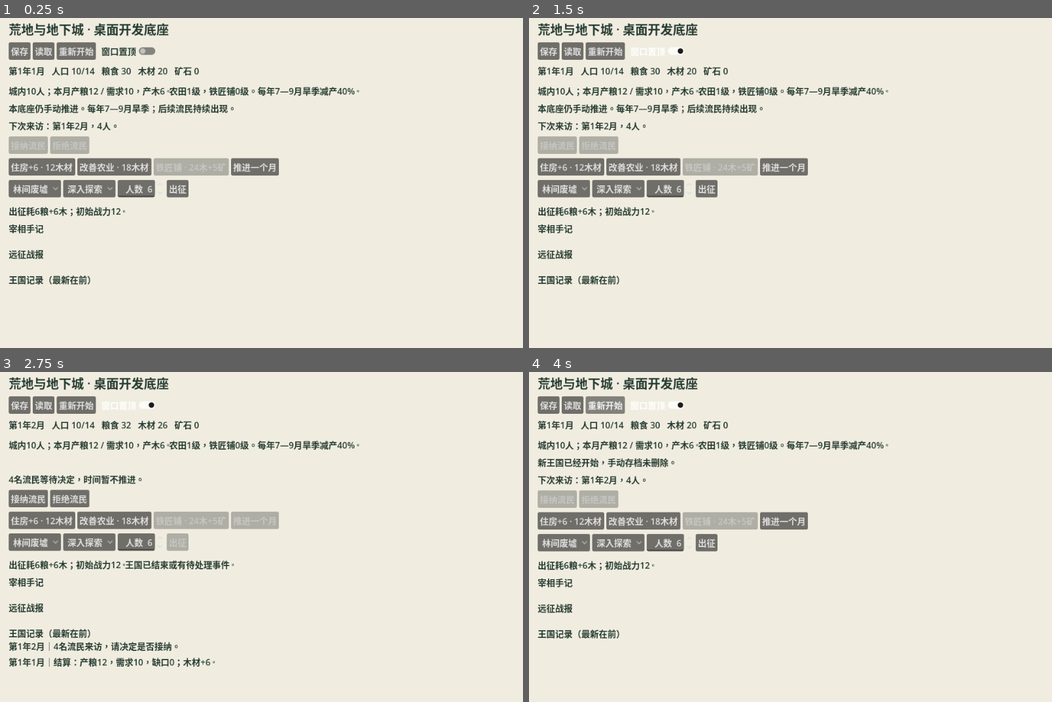
Above: before the commit, frames 1-4 (two rows, left to right).
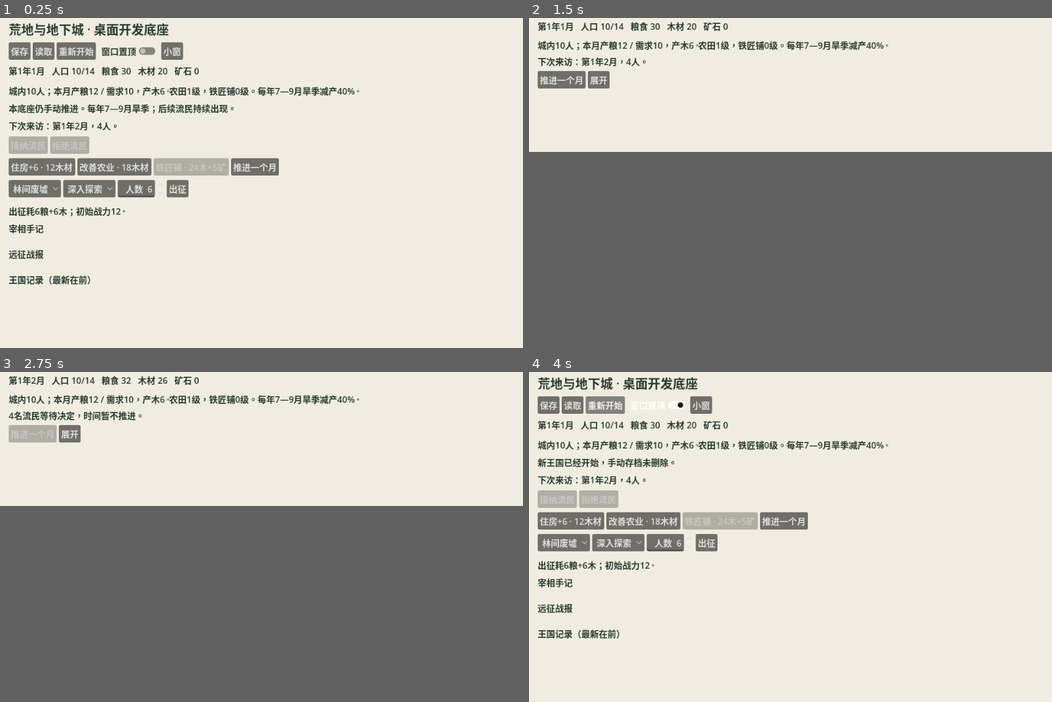
Above: after the commit, the same moments.

Repository: HDDD1123/game
Game: Godot game, scene res://ui/main.tscn
The game is run twice, just before and just after one commit, with the same random seed, the same clock (stepped at 60 frames per second) and the same inputs.
Inputs (mouse positions are in pixels of both pictures, inside the frame that each line leads up to):
- Up to frame 1 (0.25 s): no input
- Up to frame 2 (1.5 s): click "窗口置顶" at 0.5 s; click (701, 51) at 1.25 s, where only the run after the commit has a clickable "小窗"
- Up to frame 3 (2.75 s): click "推进一个月" at 2 s
- Up to frame 4 (4 s): click (596, 530) at 2.75 s, where only the run after the commit has a clickable "展开"; click "重新开始" at 3.5 s
In our replay, in frame 2 the window is 799x516 before the commit and 799x216 after it. These sizes can differ from the game's own. Grey fills any space a smaller window leaves; there, only what the larger window draws over its background counts as a difference.

The runs differ from the first frame. In frame 1, 0.2% of the frame differs, in the area x 30-36%, y 7-13%; in frame 2, 11%; in frame 3, 12%, in the area x 1-69%, y 1-90%; in frame 4, 0.2%.

Commit message:
任务004B: 小窗模式、窗口置顶持久化、关闭前保存提示与窗口记忆

Diff:
--- /dev/null
+++ b/apps/desktop/tests/verify_004b.gd
@@ -0,0 +1,67 @@
+extends SceneTree
+## 004B 窗口体验验证：小窗切换、置顶、关闭保存、窗口配置。真实窗口模式下运行。
+var failures: int = 0
+var checks: int = 0
+
+func check(value: bool, label: String) -> void:
+	checks += 1
+	if not value:
+		failures += 1
+		printerr("FAIL: " + label)
+
+func _initialize() -> void:
+	call_deferred("run")
+
+func run() -> void:
+	# 清掉旧窗口配置，保证从默认开始
+	if FileAccess.file_exists("user://window-config.json"):
+		DirAccess.remove_absolute(ProjectSettings.globalize_path("user://window-config.json"))
+	var packed = load("res://ui/main.tscn")
+	var scene = packed.instantiate()
+	root.add_child(scene)
+	await process_frame
+	await process_frame
+	var win: Window = scene.get_window()
+	check(scene.compact == false, "初始为普通模式")
+	check(scene.close_dialog != null, "关闭对话框已创建")
+	check(scene.close_dialog.get_ok_button().text == "保存并退出", "关闭对话框按钮：保存并退出")
+	check(scene.compact_toggle.text == "小窗", "工具栏有『小窗』按钮")
+	check(win.always_on_top == false, "置顶默认关闭")
+
+	DirAccess.make_dir_recursive_absolute("res://builds/verify")
+	await process_frame
+	var img = root.get_texture().get_image()
+	if img and not img.is_empty():
+		img.save_png("res://builds/verify/normal.png")
+	var normal_size: Vector2i = win.size
+
+	scene._toggle_compact()
+	await process_frame
+	await process_frame
+	check(scene.compact == true, "进入小窗模式")
+	check(scene.compact_root.visible and not scene.normal_root.visible, "小窗视图可见、普通视图隐藏")
+	check(win.size.y <= 320 and win.size.y >= 180, "小窗高度约260（实际 %d）" % win.size.y)
+	await process_frame
+	var img2 = root.get_texture().get_image()
+	if img2 and not img2.is_empty():
+		img2.save_png("res://builds/verify/compact.png")
+
+	scene._toggle_compact()
+	await process_frame
+	await process_frame
+	check(scene.compact == false, "退出小窗恢复普通")
+	check(win.size.x == normal_size.x and win.size.y == normal_size.y, "恢复普通尺寸")
+
+	scene._on_pin_toggled(true)
+	check(win.always_on_top == true, "置顶开启")
+	scene._on_pin_toggled(false)
+	check(win.always_on_top == false, "置顶关闭")
+
+	var save_result: Dictionary = scene.saves.save_game(scene.game)
+	check(save_result.get("ok", false), "存档可用（关闭时保存路径）")
+	check(FileAccess.file_exists("user://window-config.json"), "窗口配置已写入")
+
+	print("VERIFY 004B: %d checks, %d failures" % [checks, failures])
+	scene.queue_free()
+	await process_frame
+	quit(1 if failures > 0 else 0)
--- a/apps/desktop/ui/main.gd
+++ b/apps/desktop/ui/main.gd
@@ -1,7 +1,15 @@
 extends Control
-## 最小接线演示，供 DSH 改造成桌面小窗。所有规则留在 core/。
+## 最小接线演示 + 桌面窗口体验（004B：小窗、置顶、关闭保存提示、窗口记忆）。
+## 所有规则留在 core/；本脚本只负责窗口与界面。
 const Kingdom = preload("res://core/kingdom.gd")
 const SaveStore = preload("res://core/save_store.gd")
+
+const WINDOW_CONFIG := "user://window-config.json"
+const NORMAL_MIN := Vector2i(640, 420)
+const NORMAL_DEFAULT := Vector2i(960, 620)
+const COMPACT_SIZE := Vector2i(960, 260)
+const COMPACT_MIN := Vector2i(520, 170)
+
 var game = Kingdom.new()
 var saves = SaveStore.new()
 var stats: Label
@@ -22,6 +30,20 @@
 var details: RichTextLabel
 var displayed_event_id: String = ""
 
+# 004B：窗口相关
+var normal_root: VBoxContainer
+var compact_root: VBoxContainer
+var compact_stats: Label
+var compact_economy: Label
+var compact_event: Label
+var compact_advance: Button
+var compact_expand: Button
+var pin_check: CheckButton
+var compact_toggle: Button
+var close_dialog: ConfirmationDialog
+var compact := false
+var normal_size := NORMAL_DEFAULT
+
 func _ready() -> void:
 	var palette := Theme.new()
 	palette.default_font_size = 16
@@ -30,16 +52,36 @@
 	palette.set_color("font_color", "CheckButton", Color("263b31"))
 	palette.set_color("font_hover_color", "CheckButton", Color("263b31"))
 	theme = palette
-	get_window().title = "桌面王国 v0.3 · 开发底座"
-	get_window().min_size = Vector2i(640, 420)
+
+	var win := get_window()
+	win.title = "桌面王国 v0.3 · 开发底座"
+	win.min_size = NORMAL_MIN
+	get_tree().auto_accept_quit = false
+	win.close_requested.connect(_request_close)
+	win.focus_entered.connect(_clamp_window)
+
 	var margin := MarginContainer.new()
 	margin.set_anchors_and_offsets_preset(Control.PRESET_FULL_RECT)
 	for side in ["left", "right", "top", "bottom"]:
 		margin.add_theme_constant_override("margin_" + side, 16)
 	add_child(margin)
-	var column := VBoxContainer.new()
-	column.add_theme_constant_override("separation", 8)
-	margin.add_child(column)
+
+	normal_root = VBoxContainer.new()
+	normal_root.add_theme_constant_override("separation", 8)
+	margin.add_child(normal_root)
+
+	compact_root = VBoxContainer.new()
+	compact_root.add_theme_constant_override("separation", 6)
+	margin.add_child(compact_root)
+
+	_build_normal()
+	_build_compact()
+	_build_close_dialog()
+	_apply_window_config()
+	_refresh()
+
+func _build_normal() -> void:
+	var column := normal_root
 	var heading := Label.new()
 	heading.text = "荒地与地下城 · 桌面开发底座"
 	heading.add_theme_font_size_override("font_size", 23)
@@ -49,10 +91,11 @@
 	_button(toolbar, "保存", func(): _show_save_result(saves.save_game(game)))
 	_button(toolbar, "读取", func(): _show_save_result(saves.load_game(game)))
 	_button(toolbar, "重新开始", func(): _act("restart"))
-	var pinned := CheckButton.new()
-	pinned.text = "窗口置顶"
-	pinned.toggled.connect(func(enabled: bool): get_window().always_on_top = enabled)
-	toolbar.add_child(pinned)
+	pin_check = CheckButton.new()
+	pin_check.text = "窗口置顶"
+	pin_check.toggled.connect(_on_pin_toggled)
+	toolbar.add_child(pin_check)
+	compact_toggle = _button(toolbar, "小窗", func(): _toggle_compact())
 	stats = _label(column)
 	economy = _label(column)
 	message = _label(column)
@@ -94,7 +137,27 @@
 	details.size_flags_vertical = Control.SIZE_EXPAND_FILL
 	details.selection_enabled = true
 	column.add_child(details)
-	_refresh()
+
+func _build_compact() -> void:
+	compact_stats = _label(compact_root)
+	compact_economy = _label(compact_root)
+	compact_event = _label(compact_root)
+	var bar := HBoxContainer.new()
+	compact_root.add_child(bar)
+	compact_advance = _button(bar, "推进一个月", func(): _act("advance_month"))
+	compact_expand = _button(bar, "展开", func(): _toggle_compact())
+	compact_root.visible = false
+
+func _build_close_dialog() -> void:
+	close_dialog = ConfirmationDialog.new()
+	close_dialog.title = "关闭桌面王国"
+	close_dialog.dialog_text = "要保存当前进度再退出吗？"
+	close_dialog.get_ok_button().text = "保存并退出"
+	close_dialog.get_cancel_button().text = "取消"
+	close_dialog.add_button("直接退出", true, "direct_exit")
+	close_dialog.confirmed.connect(_on_close_save)
+	close_dialog.custom_action.connect(_on_close_custom)
+	add_child(close_dialog)
 
 func _button(parent: Control, text: String, action: Callable) -> Button:
 	var button := Button.new()
@@ -163,3 +226,129 @@
 	for entry in records:
 		lines.append(entry)
 	details.text = "\n".join(lines)
+	if compact_stats:
+		compact_stats.text = stats.text
+	if compact_economy:
+		compact_economy.text = economy.text
+	if compact_event:
+		compact_event.text = event_label.text
+	if compact_advance:
+		compact_advance.disabled = next_button.disabled
+
+# ---------- 窗口体验 ----------
+
+func _on_pin_toggled(enabled: bool) -> void:
+	get_window().always_on_top = enabled
+	_save_window_config()
+
+func _toggle_compact() -> void:
+	var win := get_window()
+	if compact:
+		compact = false
+		win.min_size = NORMAL_MIN
+		win.size = normal_size if normal_size.x >= NORMAL_MIN.x and normal_size.y >= NORMAL_MIN.y else NORMAL_DEFAULT
+	else:
+		normal_size = win.size
+		compact = true
+		win.min_size = COMPACT_MIN
+		win.size = COMPACT_SIZE
+	_sync_views()
+	_clamp_window()
+	_save_window_config()
+	_refresh()
+
+func _sync_views() -> void:
+	if normal_root:
+		normal_root.visible = not compact
+	if compact_root:
+		compact_root.visible = compact
+	if compact_toggle:
+		compact_toggle.text = "展开" if compact else "小窗"
+
+func _request_close() -> void:
+	if close_dialog:
+		close_dialog.popup_centered()
+
+func _on_close_save() -> void:
+	var result: Dictionary = saves.save_game(game)
+	if result.get("ok", false):
+		_save_window_config()
+		get_tree().quit()
+	else:
+		message.text = "保存失败：" + str(result.get("message", "未知原因")) + "，窗口保持打开。"
+		_refresh()
+
+func _on_close_custom(action: String) -> void:
+	if action == "direct_exit":
+		_save_window_config()
+		get_tree().quit()
+
+func _clamp_window() -> void:
+	if DisplayServer.get_name() == "headless":
+		return
+	var win := get_window()
+	var idx := DisplayServer.window_get_current_screen()
+	var usable := DisplayServer.screen_get_usable_rect(idx)
+	if usable.size.x <= 0 or usable.size.y <= 0:
+		return
+	var size := win.size
+	var pos := win.position
+	var min_x := usable.position.x
+	var min_y := usable.position.y
+	var max_x := usable.position.x + usable.size.x - size.x
+	var max_y := usable.position.y + usable.size.y - size.y
+	pos.x = clampi(pos.x, min_x, maxi(max_x, min_x))
+	pos.y = clampi(pos.y, min_y, maxi(max_y, min_y))
+	win.position = pos
+
+func _save_window_config() -> void:
+	var win := get_window()
+	var data := {
+		"position": [win.position.x, win.position.y],
+		"size": [win.size.x, win.size.y],
+		"normal_size": [normal_size.x, normal_size.y],
+		"compact": compact,
+		"always_on_top": win.always_on_top,
+	}
+	var f := FileAccess.open(WINDOW_CONFIG, FileAccess.WRITE)
+	if f:
+		f.store_string(JSON.stringify(data))
+		f.close()
+
+func _load_window_config() -> Dictionary:
+	if not FileAccess.file_exists(WINDOW_CONFIG):
+		return {}
+	var f := FileAccess.open(WINDOW_CONFIG, FileAccess.READ)
+	if not f:
+		return {}
+	var parsed = JSON.parse_string(f.get_as_text())
+	f.close()
+	return parsed if parsed is Dictionary else {}
+
+func _to_vec2i(value) -> Vector2i:
+	if value is Array and value.size() == 2:
+		return Vector2i(int(value[0]), int(value[1]))
+	return Vector2i.ZERO
+
+func _apply_window_config() -> void:
+	var cfg := _load_window_config()
+	var win := get_window()
+	compact = bool(cfg.get("compact", false))
+	win.min_size = COMPACT_MIN if compact else NORMAL_MIN
+	if cfg.has("normal_size"):
+		var ns := _to_vec2i(cfg["normal_size"])
+		if ns.x >= NORMAL_MIN.x and ns.y >= NORMAL_MIN.y:
+			normal_size = ns
+	if cfg.has("size"):
+		var s := _to_vec2i(cfg["size"])
+		if s.x >= COMPACT_MIN.x and s.y >= COMPACT_MIN.y:
+			win.size = s
+	if cfg.has("position"):
+		var p := _to_vec2i(cfg["position"])
+		if p != Vector2i.ZERO:
+			win.position = p
+	var top := bool(cfg.get("always_on_top", false))
+	win.always_on_top = top
+	pin_check.button_pressed = top
+	_sync_views()
+	_clamp_window()
Not shown, added: apps/desktop/tests/verify_004b.gd.uid
